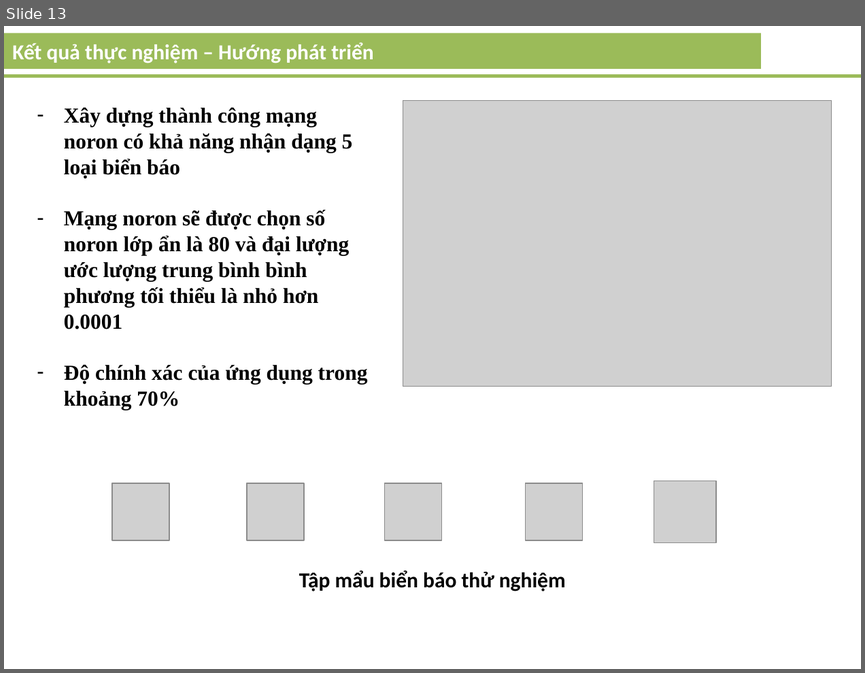
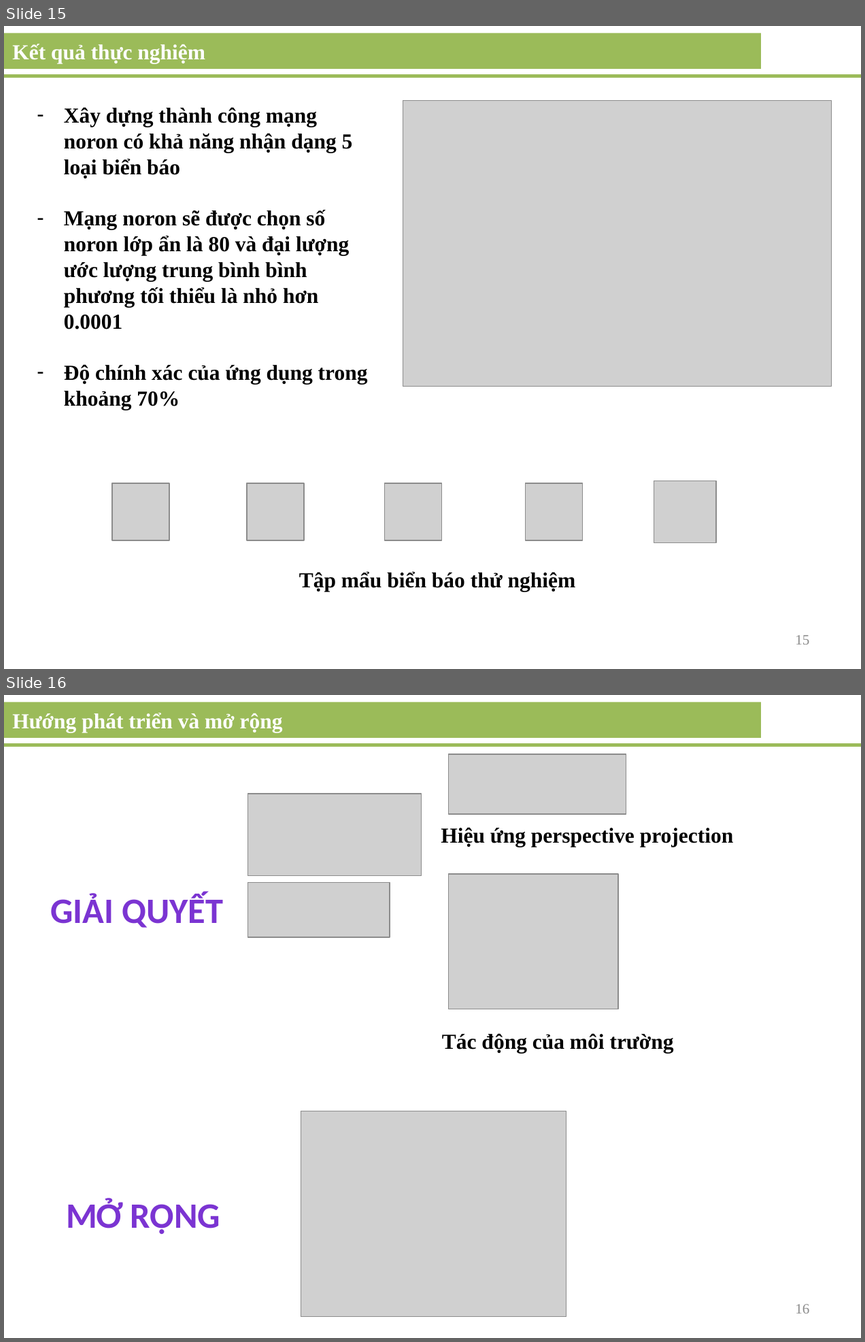
Before and after one commit to gilang07/sign-traffic-recognition, a slide deck: doc/LuanVan.pptx. Shown one above the other, each under a label of ours: slide 13 before the commit, slides 15 and 16 after it. The pictures are 865x673 and 865x1342 pixels, drawn with LibreOffice and Linux fonts; fonts in the diff are those of the drawing; grey boxes stand for pictures. Boxes give left, top, right and bottom in pixels: in the first picture for what was removed or moved away, otherwise in the second. Text is boxed around its words. In the diff, an @@ line names an element or a change of style, - is before the commit and + after.

```diff
--- a/doc/LuanVan.pptx
+++ b/doc/LuanVan.pptx
@@ slide 16 added at bbox=[4, 695, 861, 1338], background #FFFFFF @@
@@ rectangle added at bbox=[4, 702, 761, 738], fill #9BBB59, 18 pt, text #FFFFFF, bold @@
+Hướng phát triển và mở rộng
@@ line added from (4, 745) to (861, 745), #9BBB59 2.75 pt @@
@@ picture added at bbox=[449, 754, 626, 814] @@
@@ picture added at bbox=[247, 794, 422, 876] @@
@@ text added at bbox=[441, 827, 733, 847], 18 pt, text #000000, bold @@
+Hiệu ứng perspective projection
@@ picture added at bbox=[449, 874, 618, 1009] @@
@@ text added at bbox=[50, 893, 223, 928], 30 pt, text gradient #3D1B67 to #7B34D2 to #7330C4, bold @@
+GIẢI QUYẾT
@@ picture added at bbox=[247, 883, 390, 938] @@
@@ text added at bbox=[442, 1033, 674, 1053], 18 pt, text #000000, bold @@
+Tác động của môi trường
@@ picture added at bbox=[301, 1111, 566, 1317] @@
@@ text added at bbox=[66, 1198, 220, 1234], 30 pt, text gradient #3D1B67 to #7B34D2 to #7330C4, bold @@
+MỞ RỘNG
@@ page number added at bbox=[795, 1304, 809, 1313], 12 pt, text #8C8C8C @@
+16
@@ what was slide 13 is now slide 15 @@
@@ slide 15 changed as well @@
@@ text in rectangle at bbox=[12, 44, 205, 63]: text changed; font Calibri to Times New Roman @@
-Kết quả thực nghiệm – Hướng phát triển
+Kết quả thực nghiệm
@@ text "Tập mẩu biển báo thử ..." at bbox=[299, 571, 576, 591]: font Calibri to Times New Roman @@
@@ page number added at bbox=[795, 635, 809, 644], 12 pt, text #8C8C8C @@
+15
```
Also in this commit, not shown: 14 other slides changed, 3 other slides added, 1 other file.
